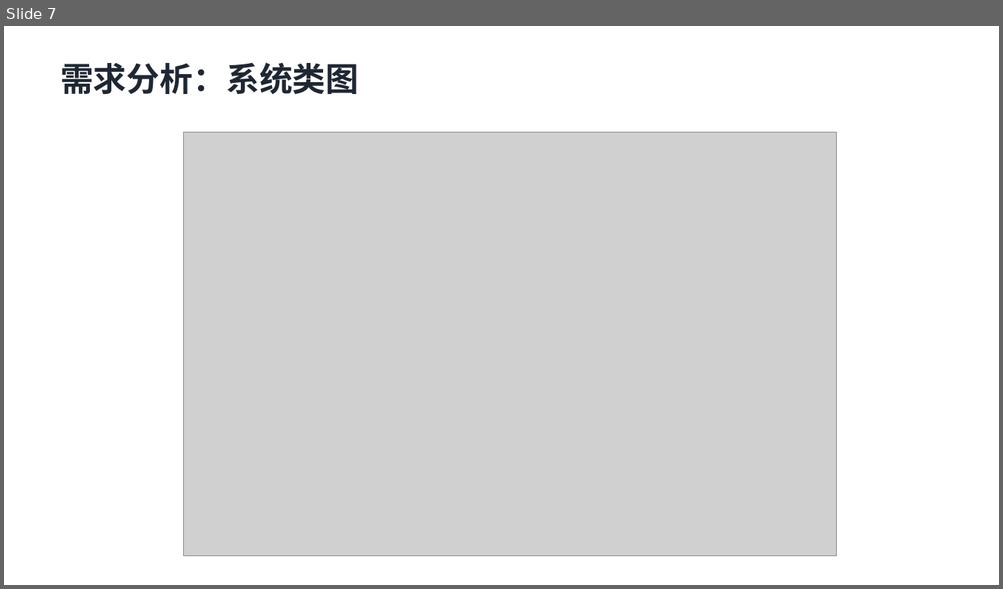
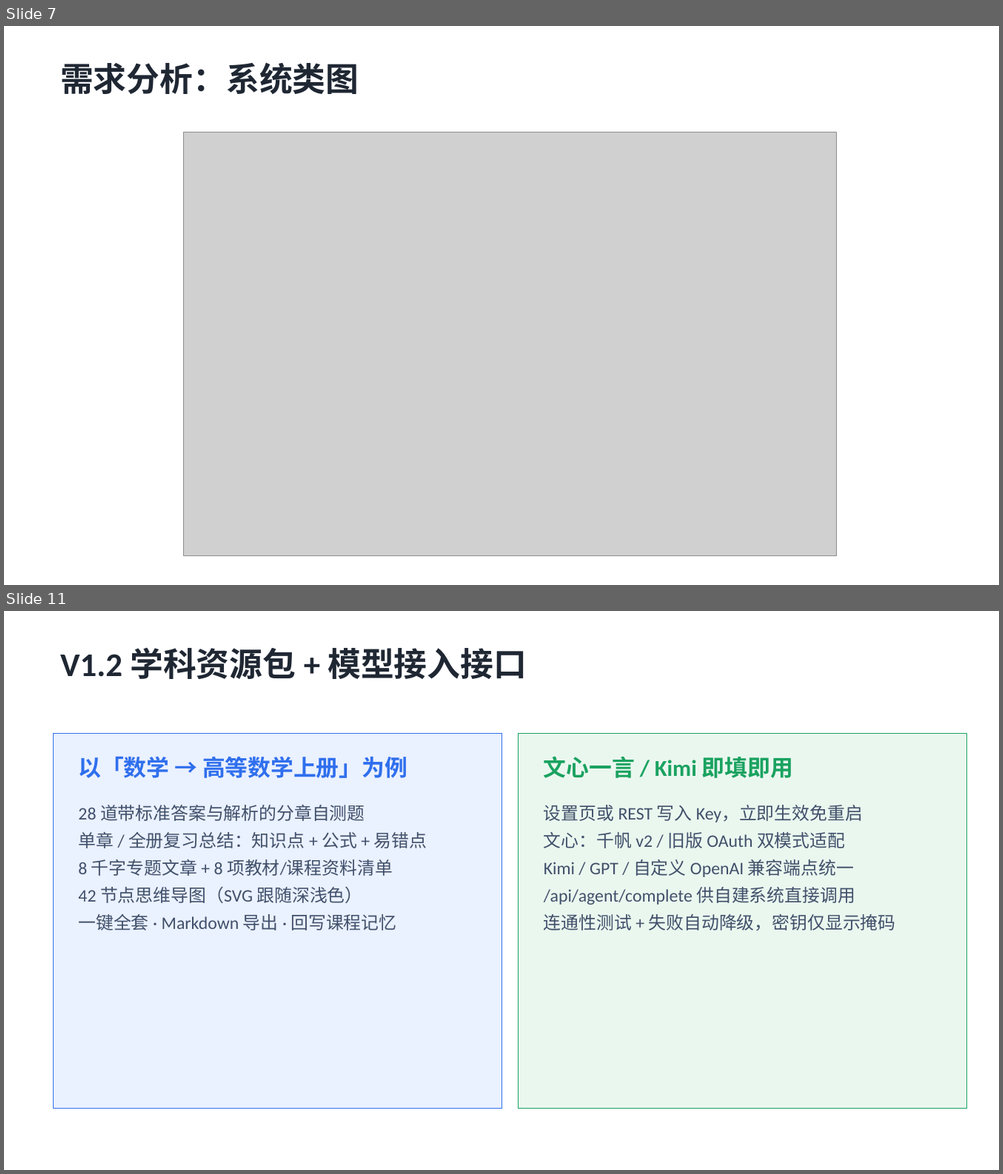
Before and after one commit to kecit33/ai-agent-study, a slide deck: docs/AI校园学习陪伴助手_答辩.pptx. Shown one above the other, each under a label of ours: slide 7 before the commit, slides 7 and 11 after it; the slides between them are not shown. The pictures are 1003x589 and 1003x1174 pixels, drawn with LibreOffice and Linux fonts; fonts in the diff are those of the drawing; grey boxes stand for pictures. Boxes give left, top, right and bottom in pixels: in the first picture for what was removed or moved away, otherwise in the second. Text is boxed around its words. In the diff, an @@ line names an element or a change of style, - is before the commit and + after.

```diff
--- a/docs/AI校园学习陪伴助手_答辩.pptx
+++ b/docs/AI校园学习陪伴助手_答辩.pptx
@@ slide 11 added at box(4, 611, 999, 1170), background #FFFFFF @@
@@ text added at box(60, 647, 526, 679), 32 pt, text #1F2733, bold @@
+V1.2 学科资源包 + 模型接入接口
@@ rectangle added at box(54, 733, 502, 1109), fill #EAF1FF, outline #2F6FED 0.75 pt @@
@@ rectangle added at box(518, 733, 967, 1109), fill #EAF7EF, outline #1AA260 0.75 pt @@
@@ text added at box(78, 756, 407, 778), 22 pt, text #2F6FED, bold @@
+以「数学 → 高等数学上册」为例
@@ text added at box(543, 756, 793, 778), 22 pt, text #1AA260, bold @@
+文心一言 / Kimi 即填即用
@@ text added at box(78, 805, 427, 931), 17 pt, text #41506A @@
+28 道带标准答案与解析的分章自测题
+单章 / 全册复习总结：知识点 + 公式 + 易错点
+8 千字专题文章 + 8 项教材/课程资料清单
+42 节点思维导图（SVG 跟随深浅色）
+一键全套 · Markdown 导出 · 回写课程记忆
@@ text added at box(543, 805, 896, 931), 17 pt, text #41506A @@
+设置页或 REST 写入 Key，立即生效免重启
+文心：千帆 v2 / 旧版 OAuth 双模式适配
+Kimi / GPT / 自定义 OpenAI 兼容端点统一
+/api/agent/complete 供自建系统直接调用
+连通性测试 + 失败自动降级，密钥仅显示掩码
```
Also in this commit, not shown: 3 slides changed, 9 other files.
